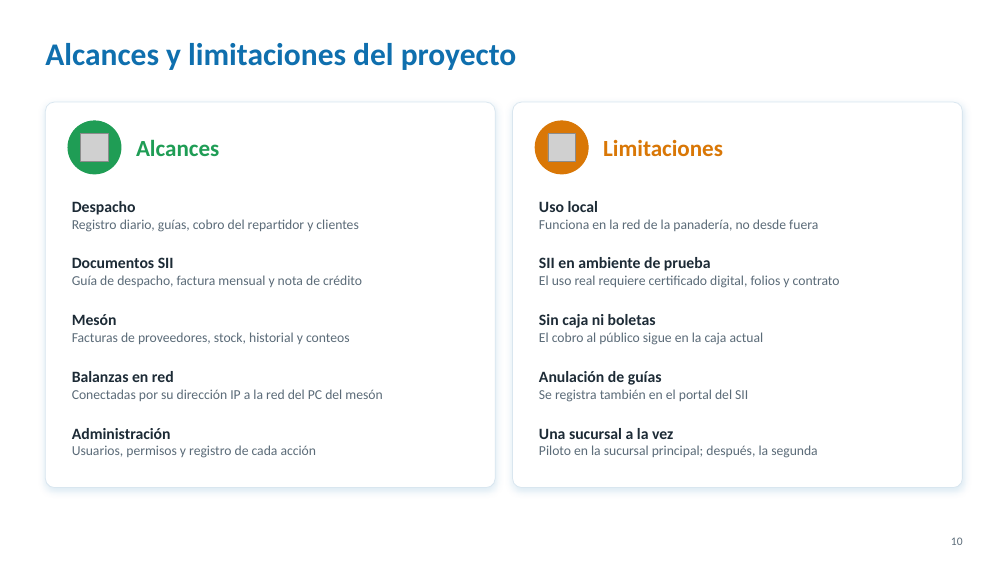
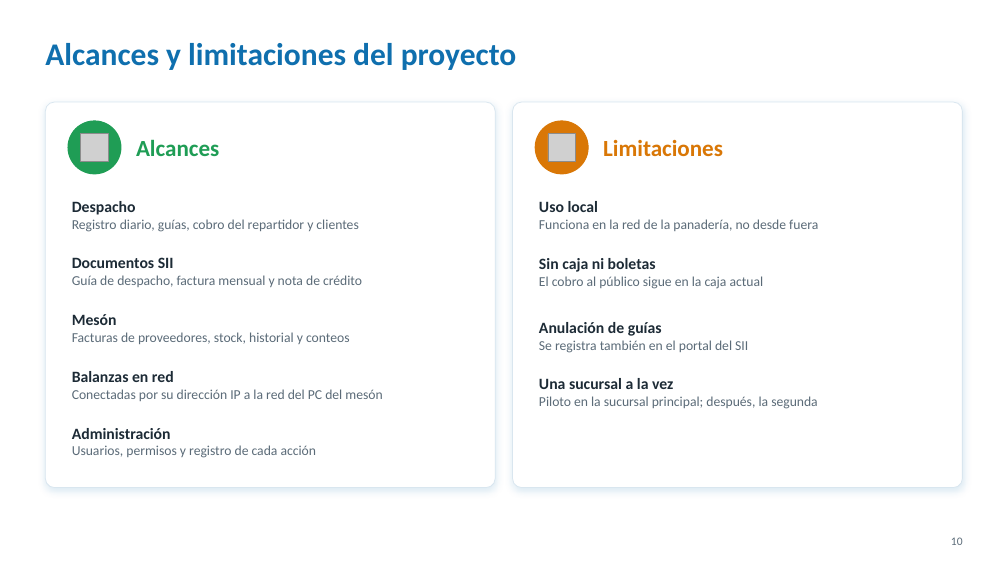
Before and after one commit to Javi3rr/proyecto-capstone, a slide deck: slide 10 of Fase 3/Evidencias Grupales/2. Presentación/Patopan_Presentacion_Final.pptx. Drawn at 1008x567 pixels with LibreOffice and Linux fonts; fonts in the diff are those of the drawing; grey boxes stand for pictures; background and template pictures are left out. Boxes give left, top, right and bottom in pixels: in the first picture for what was removed or moved away, otherwise in the second. Text is boxed around its words. In the diff, an @@ line names an element or a change of style, - is before the commit and + after.

```diff
--- a/Fase 3/Evidencias Grupales/2. Presentación/Patopan_Presentacion_Final.pptx
+++ b/Fase 3/Evidencias Grupales/2. Presentación/Patopan_Presentacion_Final.pptx
@@ text "Sin caja ni boletas": place and size @@
-text "Sin caja ni boletas" at box(539, 314, 764, 345)
+text "Sin caja ni boletas" at box(539, 258, 764, 289)
@@ text removed at box(539, 257, 840, 288) @@
-SII en ambiente de prueba
-El uso real requiere certificado digital, folios y contrato
@@ text "Anulación de guías": place and size @@
-text "Anulación de guías" at box(539, 371, 748, 402)
+text "Anulación de guías" at box(539, 322, 748, 353)
@@ text "Una sucursal a la vez": place and size @@
-text "Una sucursal a la vez" at box(539, 428, 817, 458)
+text "Una sucursal a la vez" at box(539, 378, 817, 409)
```
Also in this commit, not shown: 7 other slides changed, 12 other files.
